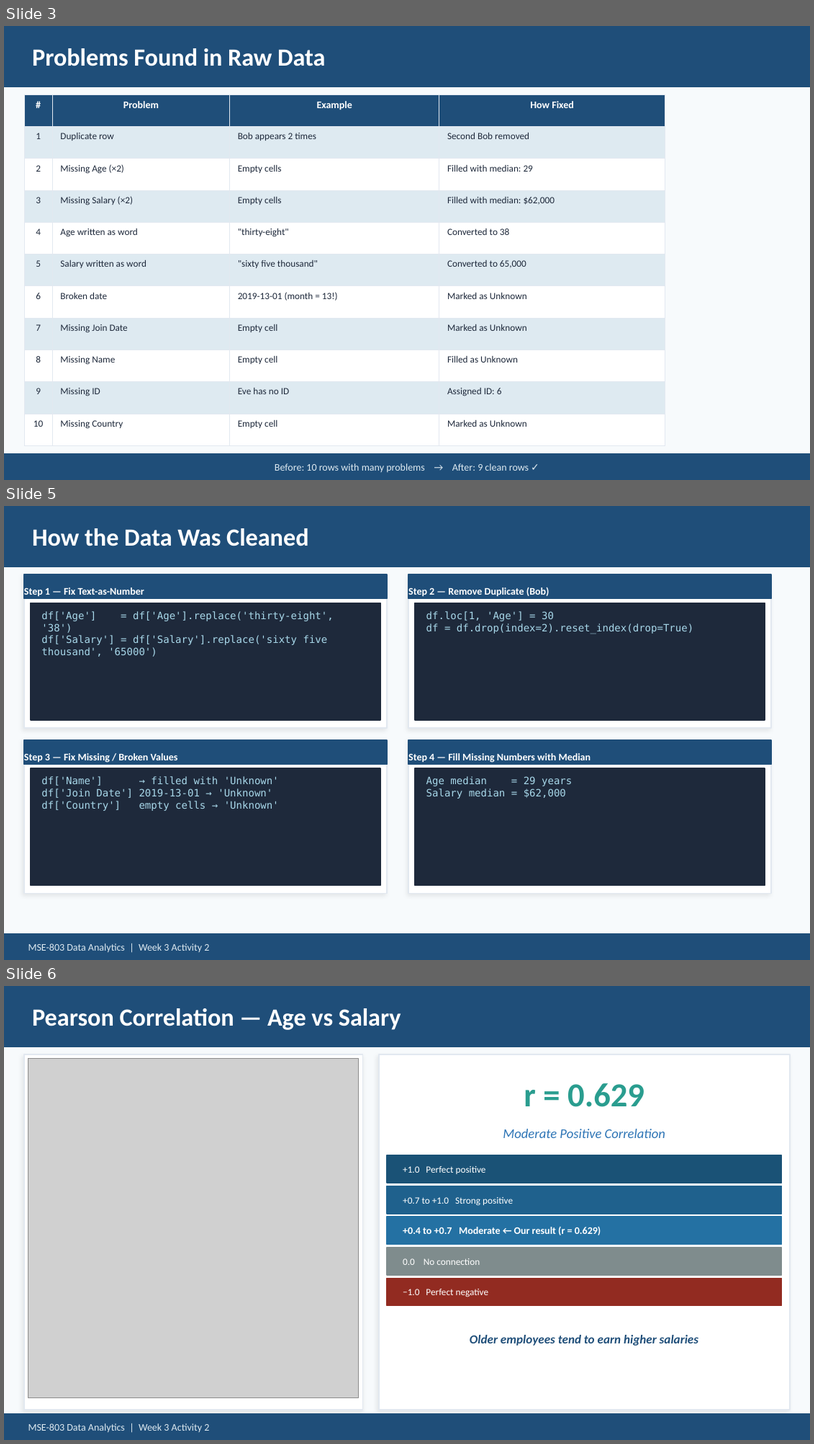
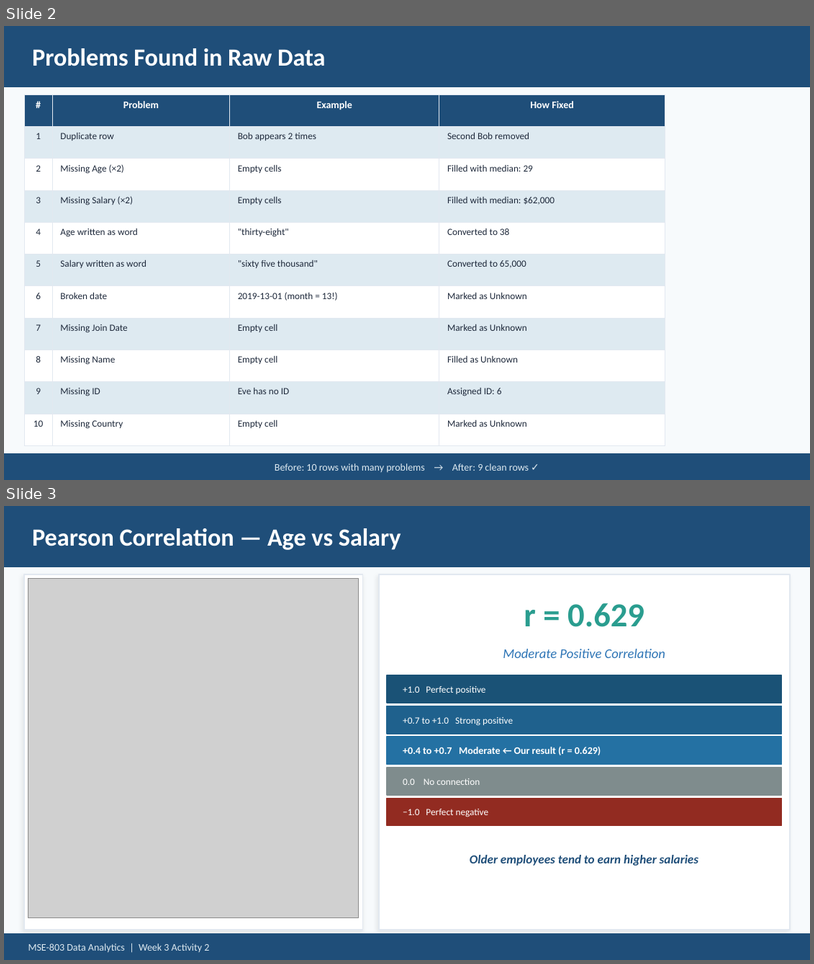
Before and after one commit to Wisidagamage/MSE-803-Data-Analytics, a slide deck: week 3/Activity 2/messy_dataset_Visualization.pptx. Shown one above the other, each under a label of ours: slides 3, 5 and 6 before the commit, slides 2 and 3 after it; the slides between them are not shown. The pictures are 814x1444 and 814x964 pixels, drawn with LibreOffice and Linux fonts; fonts in the diff are those of the drawing; grey boxes stand for pictures. Boxes give left, top, right and bottom in pixels: in the first picture for what was removed or moved away, otherwise in the second. Text is boxed around its words. In the diff, an @@ line names an element or a change of style, - is before the commit and + after.

```diff
--- a/week 3/Activity 2/messy_dataset_Visualization.pptx
+++ b/week 3/Activity 2/messy_dataset_Visualization.pptx
@@ slide 5 removed at [4,506,810,960], background #F7FAFC @@
@@ rectangle removed at [4,506,810,566] @@
@@ text removed at [32,528,309,546] @@
-How the Data Was Cleaned
@@ rectangle removed at [24,574,387,728] @@
@@ rectangle removed at [24,574,387,599] @@
@@ text removed at [24,587,144,597] @@
-Step 1 — Fix Text-as-Number
@@ rectangle removed at [409,574,772,728] @@
@@ rectangle removed at [409,574,772,599] @@
@@ text removed at [409,587,550,597] @@
-Step 2 — Remove Duplicate (Bob)
@@ rectangle removed at [31,602,381,720] @@
@@ text removed at [41,611,334,656] @@
-df['Age'] = df['Age'].replace('thirty-eight', '38')
-df['Salary'] = df['Salary'].replace('sixty five thousand', '65000')
@@ rectangle removed at [415,602,765,720] @@
@@ text removed at [427,611,694,633] @@
-df.loc[1, 'Age'] = 30
-df = df.drop(index=2).reset_index(drop=True)
@@ rectangle removed at [24,740,387,893] @@
@@ rectangle removed at [24,740,387,764] @@
@@ rectangle removed at [409,740,772,893] @@
@@ rectangle removed at [409,740,772,764] @@
@@ text removed at [24,753,178,762] @@
-Step 3 — Fix Missing / Broken Values
@@ text removed at [409,753,592,762] @@
-Step 4 — Fill Missing Numbers with Median
@@ rectangle removed at [31,768,381,885] @@
@@ text removed at [41,776,279,811] @@
-df['Name'] → filled with 'Unknown'
-df['Join Date'] 2019-13-01 → 'Unknown'
-df['Country'] empty cells → 'Unknown'
@@ rectangle removed at [415,768,765,885] @@
@@ text removed at [427,776,572,798] @@
-Age median = 29 years
-Salary median = $62,000
@@ rectangle removed at [4,934,810,959] @@
@@ text removed at [28,943,209,952] @@
-MSE-803 Data Analytics | Week 3 Activity 2
@@ what was slide 3 is now slide 2 @@
@@ what was slide 6 is now slide 3 @@
```
Also in this commit, not shown: 3 slides changed, 3 other slides removed.
